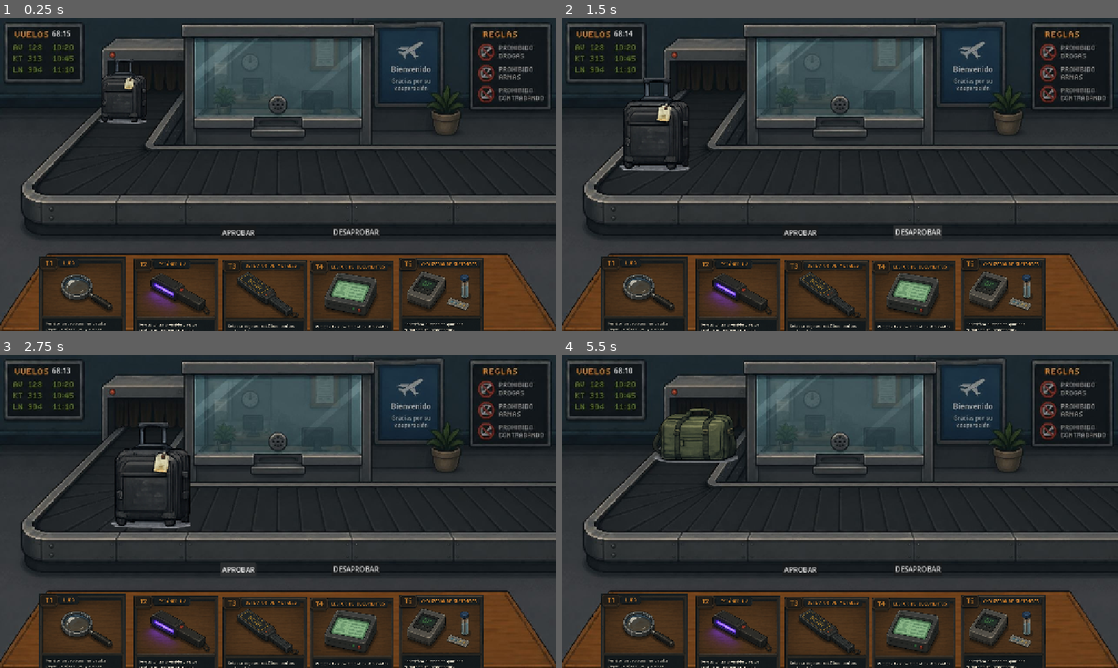
Above: before the commit, frames 1-4 (two rows, left to right).
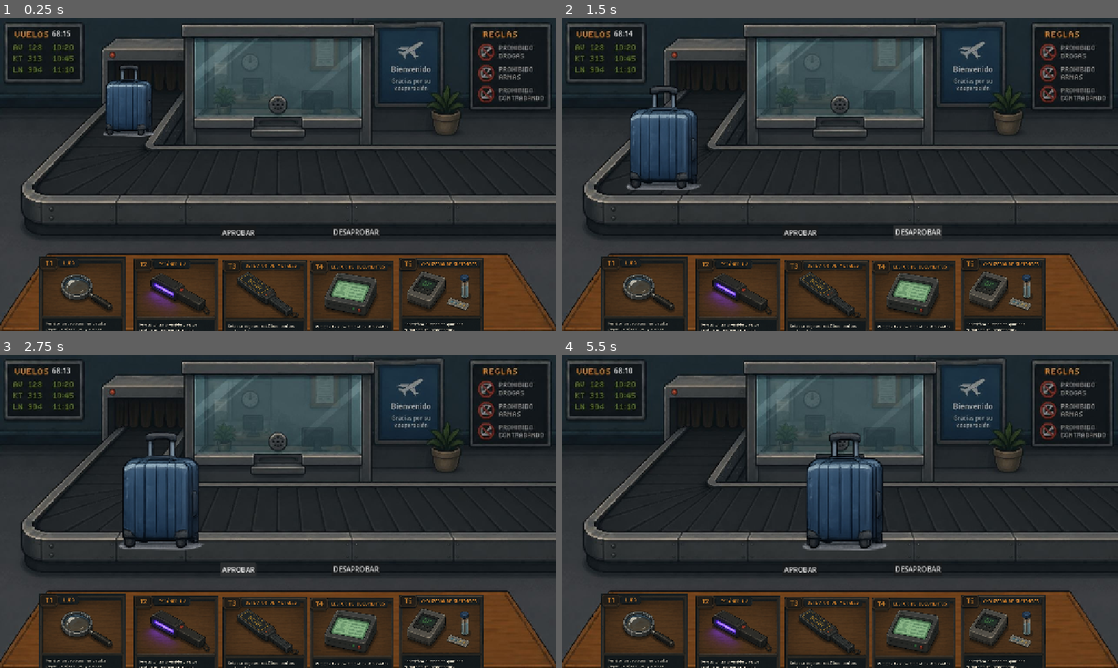
Above: after the commit, the same moments.

Repository: LaguGrego/CarcosaCustoms
Game: Godot game, scene res://carcosa_customs.tscn
The game is run twice, just before and just after one commit, with the same random seed, the same clock (stepped at 60 frames per second) and the same inputs.
Inputs (mouse positions are in pixels of both pictures, inside the frame that each line leads up to):
- Up to frame 1 (0.25 s): no input
- Up to frame 2 (1.5 s): click "APROBAR" at 0.5 s; click "DESAPROBAR" at 1.25 s
- Up to frame 3 (2.75 s): click "APROBAR" at 2 s
- Up to frame 4 (5.5 s): click "DESAPROBAR" at 2.75 s; click "APROBAR" at 3.5 s; click "DESAPROBAR" at 4.25 s; move the mouse to (645, 633) at 5.02 s; click (645, 633) at 5.17 s

The runs differ from the first frame. In frame 1, 1.4% of the frame differs, in the area x 17-28%, y 13-38%; in frame 2, 3.1%; in frame 3, 4.0%; in frame 4, 5.0%, in the area x 16-59%, y 17-63%.
Error after the commit: Invalid call. Nonexistent function 'clear_lugage_inside_window' in base 'Node2D'. (res://button_denied.gd:14)

Commit message:
Cambios de lagu ahorasi>.

Diff:
--- a/button_approved.gd
+++ b/button_approved.gd
@@ -2,17 +2,18 @@
 
 @onready var luggage := $"../../Luggage"
 @onready var anim := $"../../Luggage/AnimationPlayer"
+@onready var luggage_window := $"../../../../Canvas/Screens/Luggage"
 
 func _ready() -> void:
 	pressed.connect(_button_pressed)
 
 func _button_pressed() -> void:
 	if anim.is_playing(): return
+	print("button")
+
+	luggage_window.clear_lugage_inside_window()
 
 	anim.play("luggage_disappear")
-
 	await anim.animation_finished
-
 	luggage.pickTexture()
-
 	anim.play("luggage_appear")
--- a/button_denied.gd
+++ b/button_denied.gd
@@ -2,17 +2,18 @@
 
 @onready var luggage := $"../../Luggage"
 @onready var anim := $"../../Luggage/AnimationPlayer"
+@onready var luggage_window := $"../../../../Canvas/Screens/Luggage"
 
 func _ready() -> void:
 	pressed.connect(_button_pressed)
 
 func _button_pressed() -> void:
 	if anim.is_playing(): return
+	print("button")
+
+	luggage_window.clear_lugage_inside_window()
 
 	anim.play("luggage_disappear")
-
 	await anim.animation_finished
-
 	luggage.pickTexture()
-
 	anim.play("luggage_appear")
--- a/carcosa_customs.tscn
+++ b/carcosa_customs.tscn
@@ -29,6 +29,10 @@
 [ext_resource type="Texture2D" uid="uid://1qhnpu5jxwt3" path="res://T5_sustancia_pointer.png" id="25_b7hie"]
 [ext_resource type="Texture2D" uid="uid://md0d8ufasnfd" path="res://T5_sustancia.png" id="26_g5a0j"]
 [ext_resource type="Texture2D" uid="uid://bgaj2qpr10vca" path="res://T6_radio.png" id="29_rhkjj"]
+[ext_resource type="Script" uid="uid://cnv4r2t8l45h2" path="res://screen_luggage.gd" id="30_5730w"]
+[ext_resource type="Script" uid="uid://5qmsk1j8si3g" path="res://spawn_container.gd" id="30_b7hie"]
+[ext_resource type="Texture2D" uid="uid://b580ec0uy13i7" path="res://Luggage_blue_opened.png" id="31_g5a0j"]
+[ext_resource type="Script" uid="uid://dpjstxljyqq2e" path="res://luggage_generator.gd" id="31_r8l48"]
 
 [sub_resource type="SpriteFrames" id="SpriteFrames_yw4l8"]
 animations = [{
@@ -130,8 +134,14 @@
 &"luggage_disappear": SubResource("Animation_6n7if")
 }
 
+[sub_resource type="RectangleShape2D" id="RectangleShape2D_5730w"]
+size = Vector2(202, 234)
+
 [sub_resource type="RectangleShape2D" id="RectangleShape2D_rfv6n"]
 size = Vector2(140.375, 135.78125)
+
+[sub_resource type="RectangleShape2D" id="RectangleShape2D_r8l48"]
+size = Vector2(382.5, 326)
 
 [node name="Carcosa Customs" type="Node2D" unique_id=1258786510]
 
@@ -160,6 +170,10 @@
 
 [node name="AnimationPlayer" type="AnimationPlayer" parent="World/Interactives/Luggage" unique_id=1678837214]
 libraries/ = SubResource("AnimationLibrary_tri7a")
+
+[node name="CollisionShape2D" type="CollisionShape2D" parent="World/Interactives/Luggage" unique_id=500671646]
+position = Vector2(688, 272)
+shape = SubResource("RectangleShape2D_5730w")
 
 [node name="Approved" type="Area2D" parent="World/Interactives" unique_id=1357328315]
 
@@ -308,16 +322,30 @@
 [node name="Passanger" type="Node2D" parent="Canvas/Screens" unique_id=1175072997]
 
 [node name="Luggage" type="Node2D" parent="Canvas/Screens" unique_id=216350833]
-
-[node name="Blue" type="Node2D" parent="Canvas/Screens/Luggage" unique_id=581577572]
-
-[node name="Brown" type="Node2D" parent="Canvas/Screens/Luggage" unique_id=1511128684]
-
-[node name="Black" type="Node2D" parent="Canvas/Screens/Luggage" unique_id=1073603643]
-
-[node name="Red" type="Node2D" parent="Canvas/Screens/Luggage" unique_id=39734544]
-
-[node name="Green" type="Node2D" parent="Canvas/Screens/Luggage" unique_id=1022392662]
+script = ExtResource("30_5730w")
+
+[node name="Blue" type="Node2D" parent="Canvas/Screens/Luggage" unique_id=574428427]
+
+[node name="BlueInsideSprite" type="Sprite2D" parent="Canvas/Screens/Luggage/Blue" unique_id=1154112738]
+visible = false
+position = Vector2(643.94617, 235.13641)
+rotation = -1.5707964
+scale = Vector2(1.7743794, 1.6237975)
+texture = ExtResource("31_g5a0j")
+
+[node name="SpawnContainer" type="Area2D" parent="Canvas/Screens/Luggage" unique_id=1789330217]
+script = ExtResource("30_b7hie")
+
+[node name="AreaBlue" type="Area2D" parent="Canvas/Screens/Luggage/SpawnContainer" unique_id=541819614]
+collision_layer = 0
+
+[node name="CollisionShape2D" type="CollisionShape2D" parent="Canvas/Screens/Luggage/SpawnContainer/AreaBlue" unique_id=1838669567]
+position = Vector2(695.25, 227)
+shape = SubResource("RectangleShape2D_r8l48")
+
+[node name="LuggageGenerator" type="Node2D" parent="Canvas/Screens/Luggage" unique_id=1417657117]
+script = ExtResource("31_r8l48")
+item_textures = Array[Texture2D]([ExtResource("16_b7hie"), ExtResource("13_3ucid"), ExtResource("19_r8l48")])
 
 [node name="Objetives" type="Node2D" parent="Canvas/Screens" unique_id=1929488832]
 
--- a/luggage.gd
+++ b/luggage.gd
@@ -1,17 +1,26 @@
 extends Area2D
 
+@onready var luggage_content_screen = $"../../../Canvas/Screens/Luggage"
 
-# Called when the node enters the scene tree for the first time.
 func _ready() -> void:
 	pickTexture()
-	pass # Replace with function body.
 
 func pickTexture() -> void:
 	var luggage_types = Array($AnimatedSprite2D.sprite_frames.get_animation_names())
 	$AnimatedSprite2D.animation = luggage_types.pick_random()
-	$AnimatedSprite2D.frame = randi() % 4
+	$AnimatedSprite2D.frame = 1
 	$AnimationPlayer.play("luggage_appear")
 
-# Called every frame. 'delta' is the elapsed time since the previous frame.
+func _input_event(viewport, event, shape_idx):
+	if event is InputEventMouseButton \
+	and event.button_index == MOUSE_BUTTON_LEFT \
+	and event.is_pressed() \
+	and !$AnimationPlayer.is_playing():
+		self.trigger_luggage_open()
+
+func trigger_luggage_open() -> void:
+	print("1. Click en valija, frame:", $AnimatedSprite2D.frame)
+	luggage_content_screen.set_luggage_content_type($AnimatedSprite2D.frame)
+
 func _process(delta: float) -> void:
 	pass
